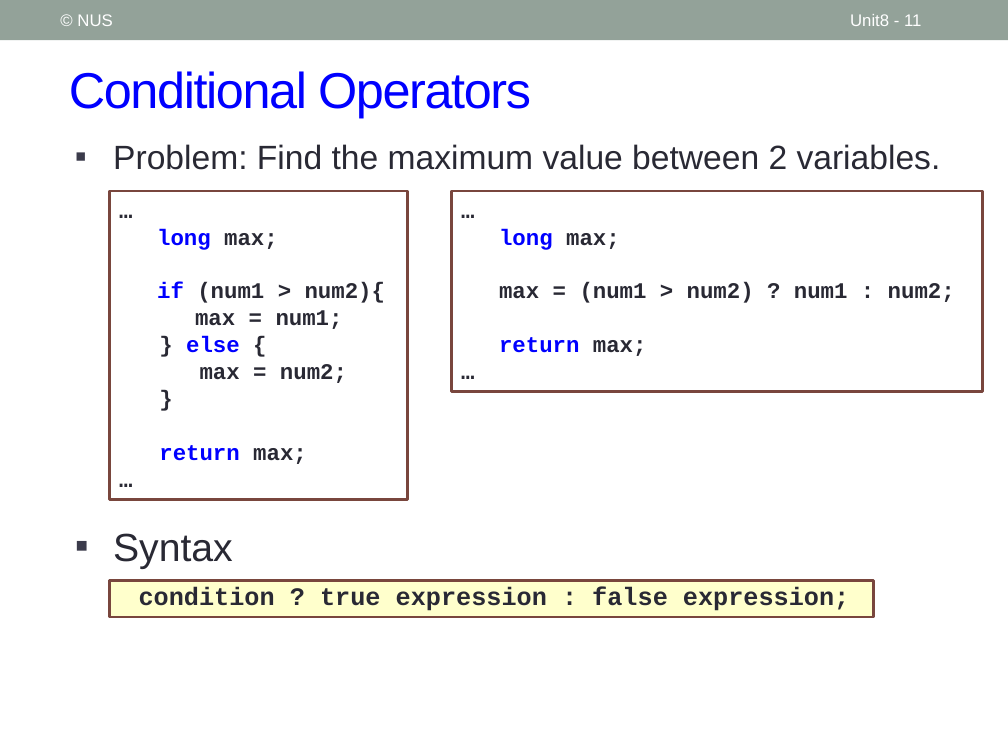
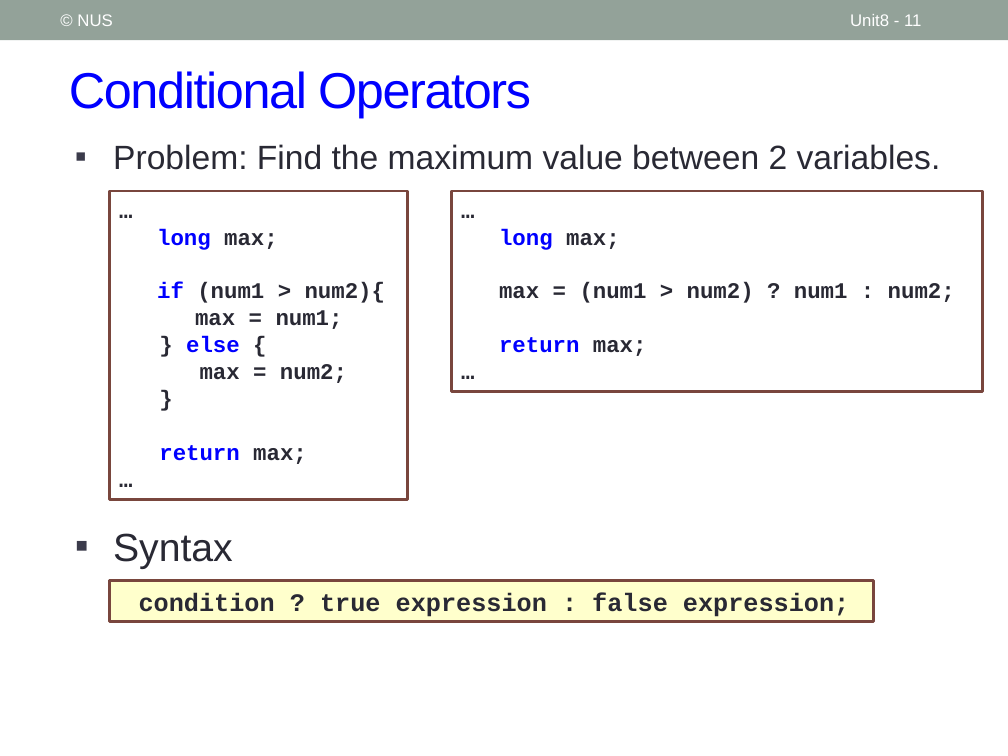
Before and after one commit to nus-cs1010-2021-s2/website, a slide deck: slide 11 of slides/Unit8_Conditional Statements.pptx. Drawn at 1008x756 pixels with LibreOffice and Linux fonts; fonts in the diff are those of the drawing. Boxes give left, top, right and bottom in pixels: in the first picture for what was removed or moved away, otherwise in the second. Text is boxed around its words. In the diff, an @@ line names an element or a change of style, - is before the commit and + after.

```diff
--- a/slides/Unit8_Conditional Statements.pptx
+++ b/slides/Unit8_Conditional Statements.pptx
@@ rectangle "condition ? true expression : ...": place and size @@
-rectangle "condition ? true expression : ..." at [109,581,874,617]
+rectangle "condition ? true expression : ..." at [109,581,874,621]
@@ rectangle "condition ? true expression : ..." at [109,581,874,621]: line spacing 0.8 to 1 @@
```
Also in this commit, not shown: 7 other slides changed, 2 slides added, 7 other files.
